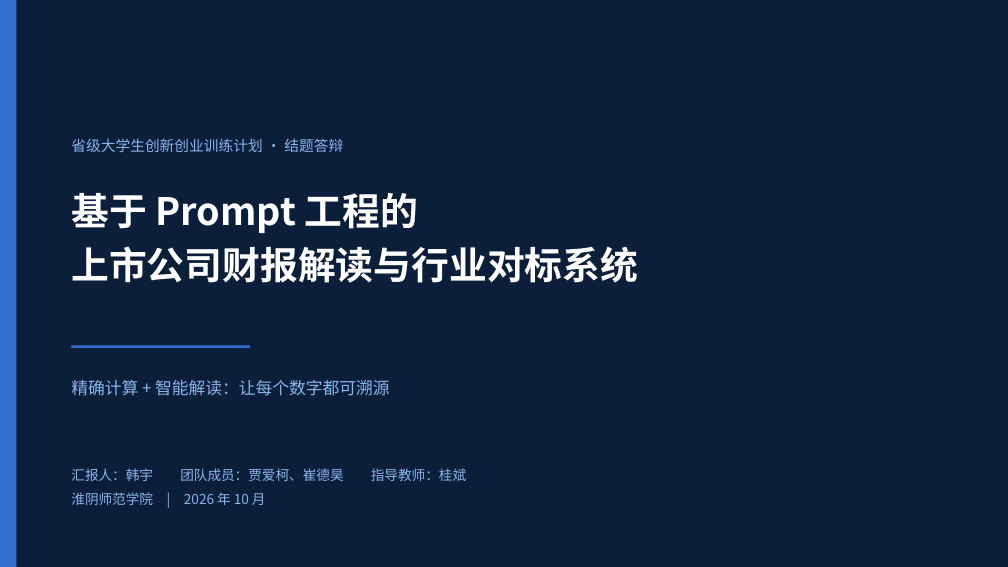
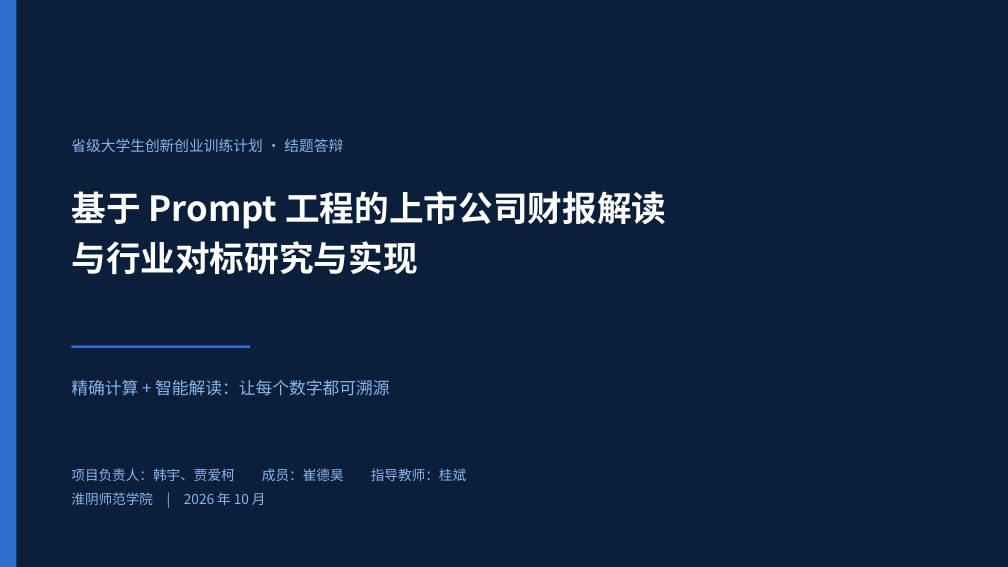
Before and after one commit to Han-fengyecanxue/prompt_project, a slide deck: slide 1 of 答辩材料/答辩PPT_财报智读.pptx. Drawn at 1008x567 pixels with LibreOffice and Linux fonts; fonts in the diff are those of the drawing. Boxes give left, top, right and bottom in pixels: in the first picture for what was removed or moved away, otherwise in the second. Text is boxed around its words. In the diff, an @@ line names an element or a change of style, - is before the commit and + after.

Commit message:
docs: 答辩材料对齐立项口径——封面改用立项名称, 韩宇与贾爱柯并列项目负责人

```diff
--- a/答辩材料/答辩PPT_财报智读.pptx
+++ b/答辩材料/答辩PPT_财报智读.pptx
@@ text at [71, 191, 666, 274]: text changed; size 36 to 33 pt @@
-基于 Prompt 工程的
-上市公司财报解读与行业对标系统
+基于 Prompt 工程的上市公司财报解读
+与行业对标研究与实现
@@ text at [71, 468, 344, 481]: text changed @@
-汇报人：韩宇 团队成员：贾爱柯、崔德昊 指导教师：桂斌
+项目负责人：韩宇、贾爱柯 成员：崔德昊 指导教师：桂斌
```
Also in this commit, not shown: 2 other slides changed, 1 other file.
